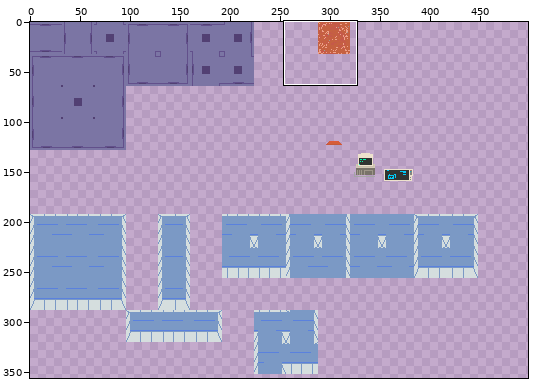
One commit to this pixel-art file: stuff/maps/spritesheet.ase. The first picture is a wide view before the edit; the outline marks the close-up.
Close-up. Before the edit:
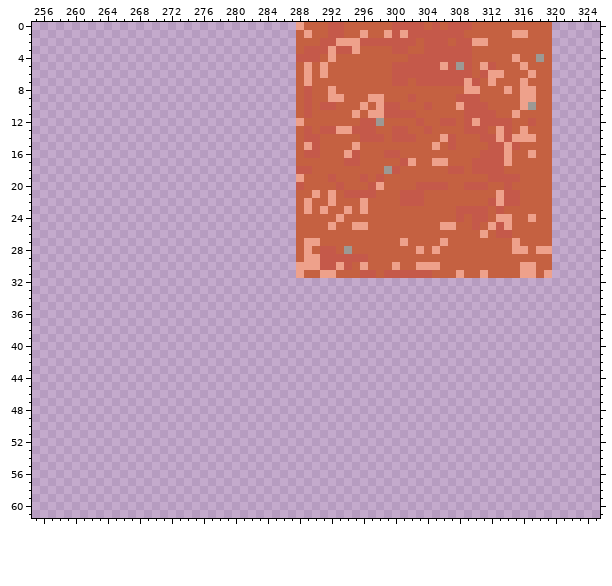
1024x1024 pixels, 1 frame. Colours within 5 levels of each other are drawn and written as one. Shown: x 255..325, y 0..61. The wide view leaves out empty margins. The commit also changed other parts of the picture, which this record leaves out.
The same view after the edit:
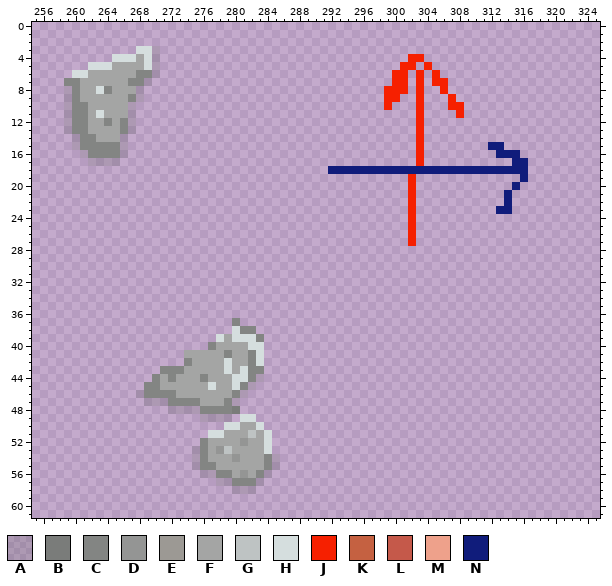
Palette (. is transparent): A #52555234  B #7a7c7a  C #838583  D #949594  E #9c9994  F #a4a5a4  G #bec3c3  H #d5dede  J #f62000  K #c56141  L #c5594a  M #eea18b  N #101c7b
Edits made:
@@ x 255..325 @@
- 0 .................................MKKKLLKKKKKKLLLLKLKLLLKKKKKKKKKK......
- 1 .................................KMKKLLKKMKKMLMLLLLLLLKKKKKKMMKKK......
- 2 .................................KKKLLMMMLLLLLLLKLLLKLLMMKKKKKKKK......
- 3 .................................KLLLMLLMKKKKLLKKLLLLLLKKKKKKKKKK......
- 4 .................................LLLKMKKKKKKKKKLLLLLLLLKKKKKMKKEK......
- 5 .................................KMKMKKKKKKKKLLLLLLMLELKMLKKKMKKK......
- 6 .................................KMKMKKKKKKKKLLLLLLLLLLKLMMKKKMKK......
- 7 .................................KMKKKKKKKKKKLLKLLLLLLMLKMKKKMKKK......
- 8 .................................KLKKMKKKKKKKKKKKKKKKKMMKKKMKMMKK......
- 9 .................................KLKKMMKKKMMKKKLKKKKKLLLKKKKKMMKK......
-10 .................................KLKLLKKKMKMLLKKKLKKKMLLLKKKKMEKK......
-11 .................................KLKKKKKMKMMLLLLKKKKKKLLLLKKMKKKK......
-12 .................................MKKKKKKKLLEKKKKLKKLLKLMLLLLKKLKK......
-13 .................................KLKLLMMLLLKKLLKKLKKKKLLLKMLKMKKK......
-14 .................................KLLKKKKKLLLKLLLKKKMLKKKLLMLMMMKK......
-15 .................................KMLKKKKMKKKKKKKKKMKLKKKKLLMLKKKK......
-16 .................................KLLKKKMLKKKLLKKKKKKKKKKLLLMKKMKK......
-17 .................................KKKKKKLLKKKKKLMKKMMKKKLLLLMKKKKK......
-18 .................................LLKKKKKKKKKELKKKKKKLLKLLLLKKKKKK......
-19 .................................MKKKLKKKLKLKKKKKKKKKKKKKLLLLKKKK......
-20 .................................LKKKKLKKKLMKKKKLLLLKKLLLKKLKKKKK......
-21 .................................KKMKMKLLLLKKKLLLKKKKKKKKKMLLKKKK......
-22 .................................KMKKMKKKMKKKKLLLKKKKKKKKLMLLKKKK......
-23 .................................KMKMKKMKMKKKKKKKKKKKLLLLKLKKKKKK......
-24 .................................KKKKKMKKKKKKKKKKKKKKLKLLKMMKKMKK......
-25 .................................KKKKMKKMMKKKKKKKKKMMKKLKMLMKKKKK......
-26 .................................KKKKKKKKKKKKKKKKKKKKKKKMKLLKKKKK......
-27 .................................KMMKKKKKKKKKKMKKKKMKKKKKKKKMKKKK......
-28 .................................KMKLLKEKKKKKKKKMKMKKKKKKKKKMMKMM......
-29 .................................KMMLLLLLLKKKKKKKKKKKKKKKKKKKKKKK......
-30 .................................MMMLLMLKMKKKMKKMMMKKKKKKKKKKMMKK......
-31 .................................MKKMMKKKLLKLLLLLLKKKMKKMKKKKMMKM......
+ 0 .......................................................................
+ 1 .......................................................................
+ 2 .......................................................................
+ 3 .............HHA.......................................................
+ 4 ..........HHHFHA...............................JJ......................
+ 5 .......HHHFFFFHA..............................JJ.J.....................
+ 6 .....HHFFFFFFCCA.............................JJ.J.J....................
+ 7 ....CCFFFFFFCCA..............................JJ.J.JJ...................
+ 8 ....ACFFHCFFFA..............................JJJ.J..J...................
+ 9 ....ACFFFFFFCA..............................JJ..J...J..................
+10 ....ACCFFFFFA...............................J...J...JJ.................
+11 ....ACCFHFFFA...................................J....J.................
+12 ....ACCFFCFCA...................................J......................
+13 ....ACCFFFFCA...................................J......................
+14 .....ACCFFFA....................................J......................
+15 .....ACCCCCA....................................J........NN............
+16 ......ACCCCA....................................J.........NNN..........
+17 .......AAAA.....................................J...........NN.........
+18 .....................................NNNNNNNNNNNNNNNNNNNNNNNNN.........
+19 ...............................................J.............N.........
+20 ...............................................J............N..........
+21 ...............................................J...........N...........
+22 ...............................................J...........N...........
+23 ...............................................J..........NN...........
+24 ...............................................J.......................
+25 ...............................................J.......................
+26 ...............................................J.......................
+27 ...............................................J.......................
+28 .......................................................................
+29 .......................................................................
+30 .......................................................................
+31 .......................................................................
 32 .......................................................................
@@ x 266..287 @@
 36 ......................
-37 ......................
-38 ......................
-39 ......................
-40 ......................
-41 ......................
-42 ......................
-43 ......................
-44 ......................
-45 ......................
-46 ......................
-47 ......................
-48 ......................
-49 ......................
-50 ......................
-51 ......................
-52 ......................
-53 ......................
-54 ......................
-55 ......................
-56 ......................
-57 ......................
-58 ......................
+37 ..............C.......
+38 ..............HCC.....
+39 ............HFHHHC....
+40 ...........CFFFFHH....
+41 ........FFFFFCFFCH....
+42 ........CFFFFHFFCH....
+43 .....CCCFFFFFHFHCC....
+44 ....CFCFFFCFFFHHCA....
+45 ...CCFFFFFFHFFHCA.....
+46 ..ACCCCFFFFFFFCA......
+47 ...AAACCCCFFFCA.......
+48 ......AAAACCCCB.......
+49 ..........AAAA.HH.....
+50 .............HHFFH....
+51 ...........HHFFFGFH...
+52 ..........CFFFFDFFH...
+53 .........ACFDGFFFFH...
+54 .........ACFFFDFFFCA..
+55 .........ACCFFFFFFCA..
+56 ..........AACCFDFCA...
+57 ............AACCCA....
+58 ..............AAA.....
 59 ......................
Boxes around the changes in both close-ups, in picture pixels (x1, y1, x2, y2):
changed: (296, 22, 552, 278)
added: (64, 46, 160, 166)
added: (136, 318, 280, 494)
